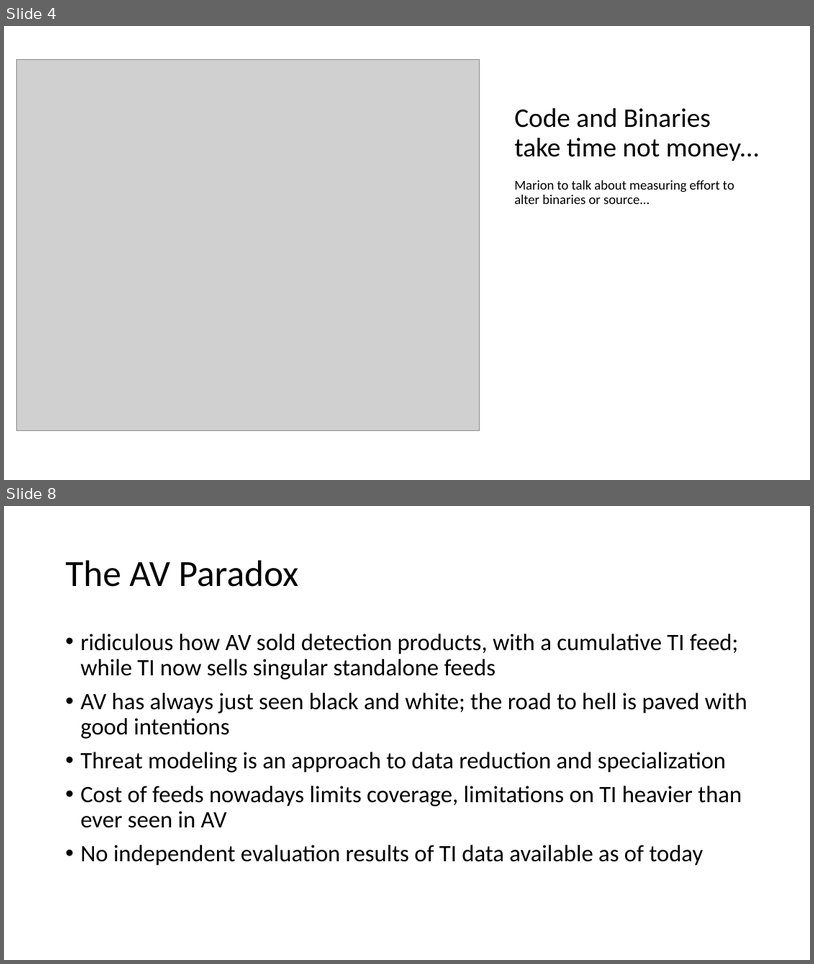
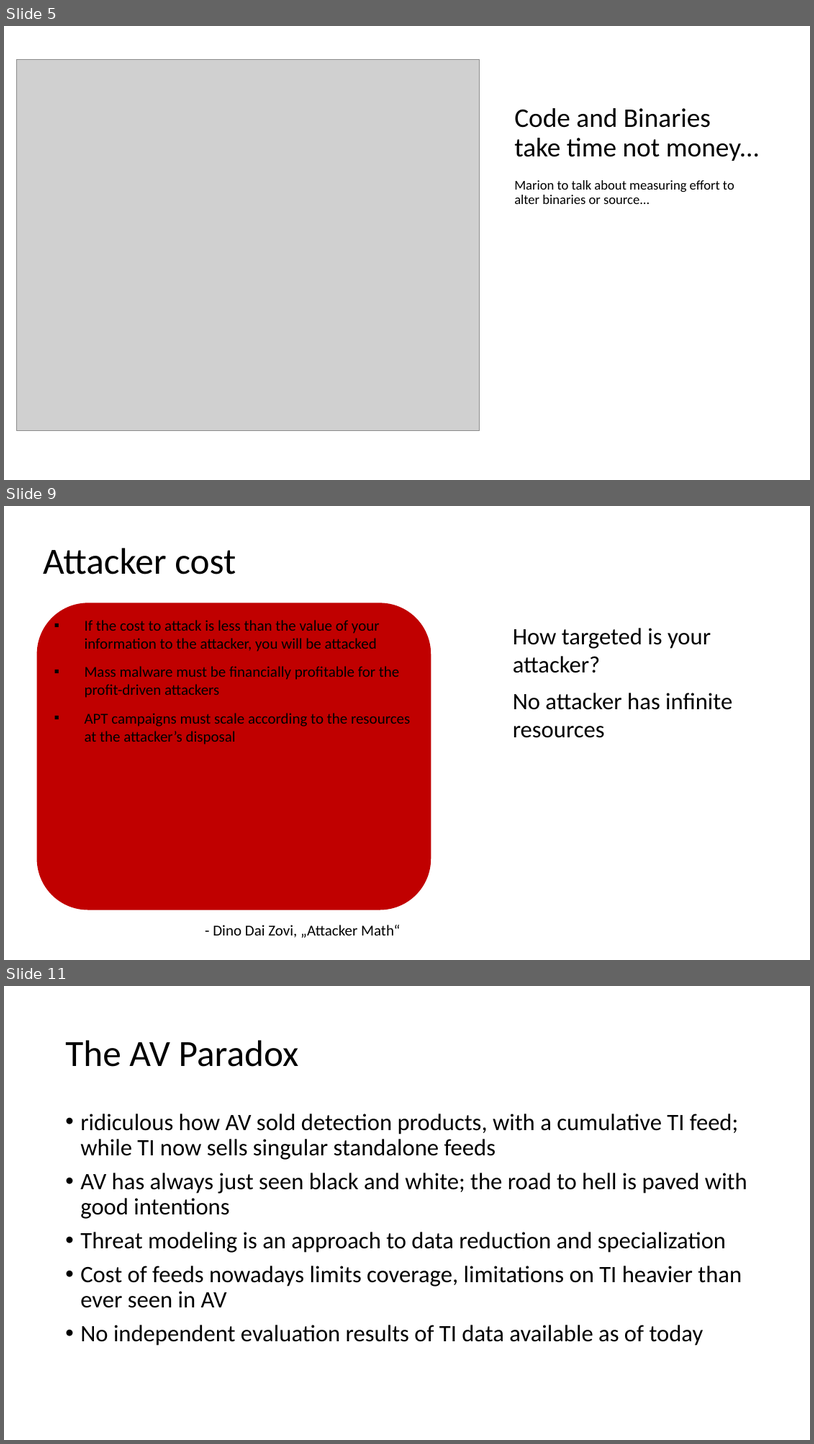
Before and after one commit to pinkflawd/IoCannon, a slide deck: draft.pptx. Shown one above the other, each under a label of ours: slides 4 and 8 before the commit, slides 5, 9 and 11 after it; the slides between them are not shown. The pictures are 814x964 and 814x1444 pixels, drawn with LibreOffice and Linux fonts; fonts in the diff are those of the drawing; grey boxes stand for pictures. Boxes give left, top, right and bottom in pixels: in the first picture for what was removed or moved away, otherwise in the second. Text is boxed around its words. In the diff, an @@ line names an element or a change of style, - is before the commit and + after.

```diff
--- a/draft.pptx
+++ b/draft.pptx
@@ slide 9 added at (4,506,810,960), background #FFFFFF @@
@@ title added at (43,548,236,574), 44 pt, text #000000 @@
+Attacker cost
@@ rounded rectangle added at (36,602,431,909), fill #C00000 @@
@@ text added at (85,620,410,744), 18 pt, text #000000 @@
+▪ If the cost to attack is less than the value of your information to the attacker, you will be attacked
+▪ Mass malware must be financially profitable for the profit-driven attackers
+▪ APT campaigns must scale according to the resources at the attacker’s disposal
@@ text added at (513,628,733,738), 28 pt, text #000000 @@
+How targeted is your attacker?
+No attacker has infinite resources
@@ text added at (213,924,400,937), 18 pt, text #000000 @@
+- Dino Dai Zovi, „Attacker Math“
@@ what was slide 4 is now slide 5 @@
@@ what was slide 8 is now slide 11 @@
```
Also in this commit, not shown: 6 slides changed, 8 other slides added, 5 slides removed.
